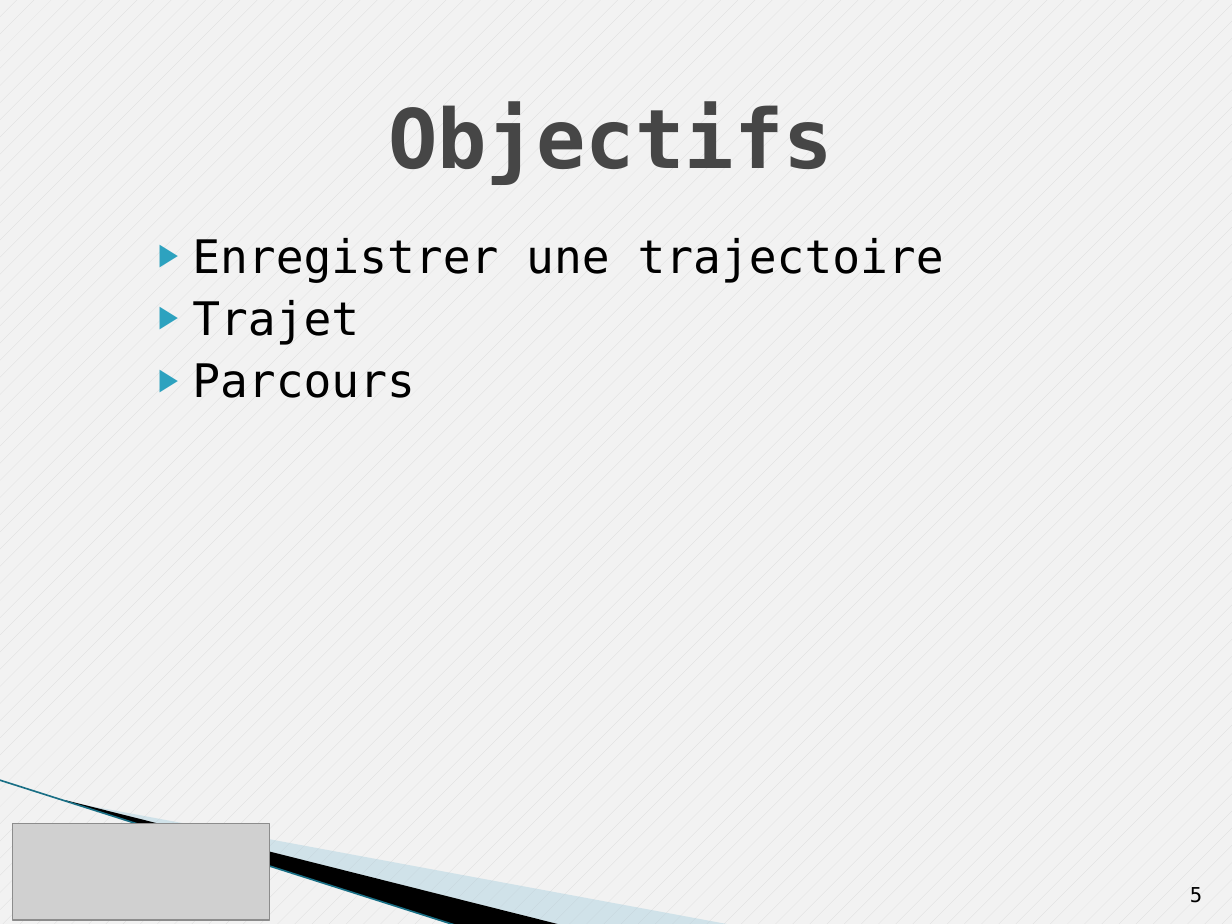
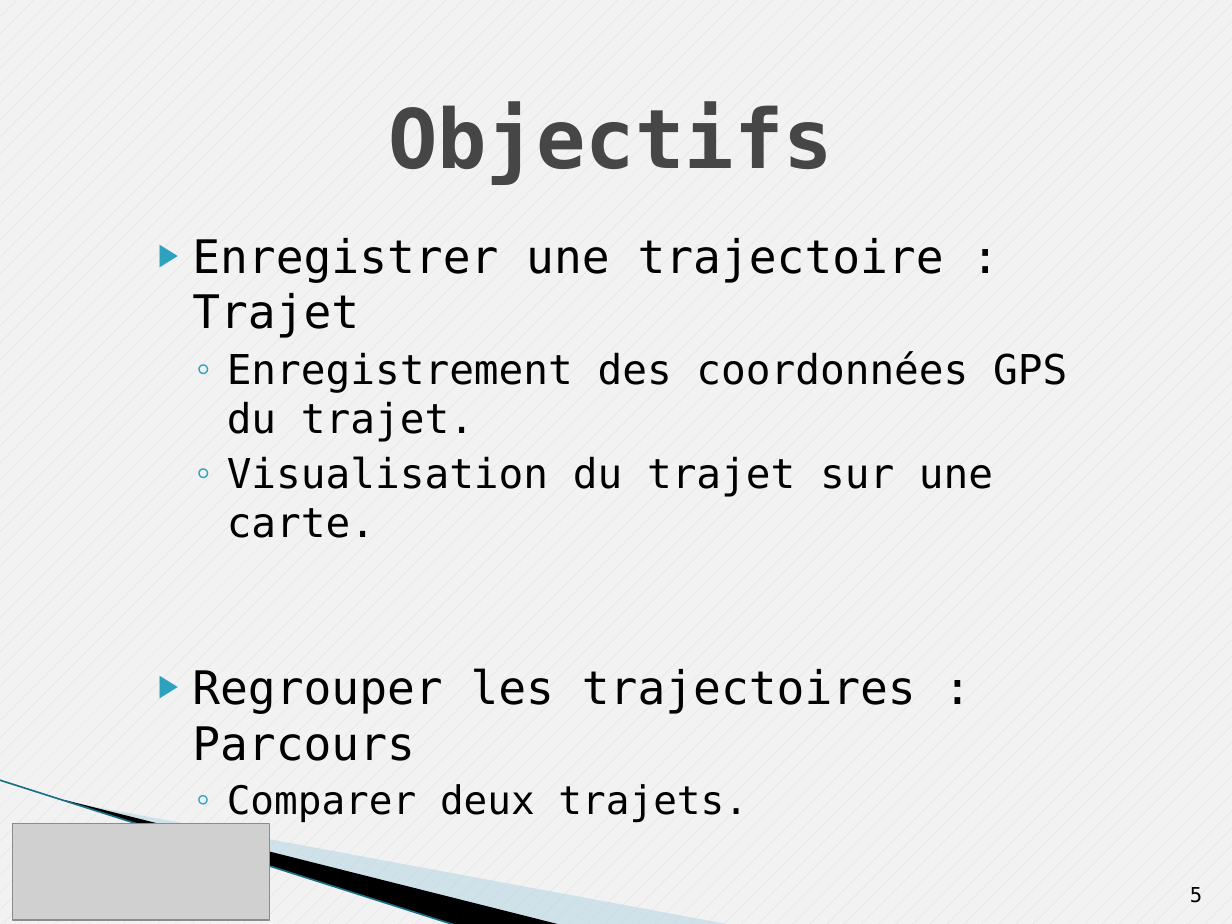
Before and after one commit to Tenacy/AndroidProject, a slide deck: slide 5 of Rapport/Presentation.pptx. Drawn at 1232x924 pixels with LibreOffice and Linux fonts; fonts in the diff are those of the drawing; grey boxes stand for pictures; background and template pictures are left out. Boxes give left, top, right and bottom in pixels: in the first picture for what was removed or moved away, otherwise in the second. Text is boxed around its words. In the diff, an @@ line names an element or a change of style, - is before the commit and + after.

Commit message:
powerpoint

```diff
--- a/Rapport/Presentation.pptx
+++ b/Rapport/Presentation.pptx
@@ text at (192, 238, 1067, 823): text changed; size 27 to 24 pt @@
-▶ Enregistrer une trajectoire
-▶ Trajet
-▶ Parcours
+▶ Enregistrer une trajectoire : Trajet
+  ◦ Enregistrement des coordonnées GPS du trajet.
+  ◦ Visualisation du trajet sur une carte.
+▶ Regrouper les trajectoires : Parcours
+  ◦ Comparer deux trajets.
```
Also in this commit, not shown: 8 other slides changed, 19 slides added, 1 slide removed, 1 other file.
